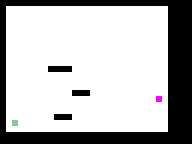
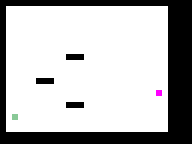
The second (192, 144) image is a revision of the first. Changes to its layers:
painted on "图层 1" over [12, 54, 162, 126]
